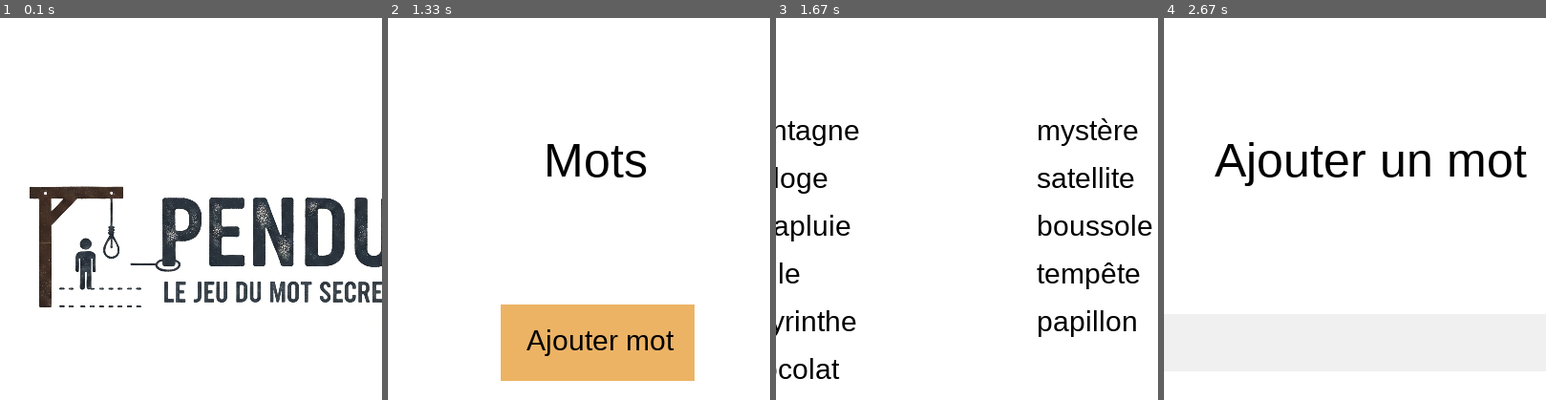
Above: before the commit, frames 1-4 (left to right).
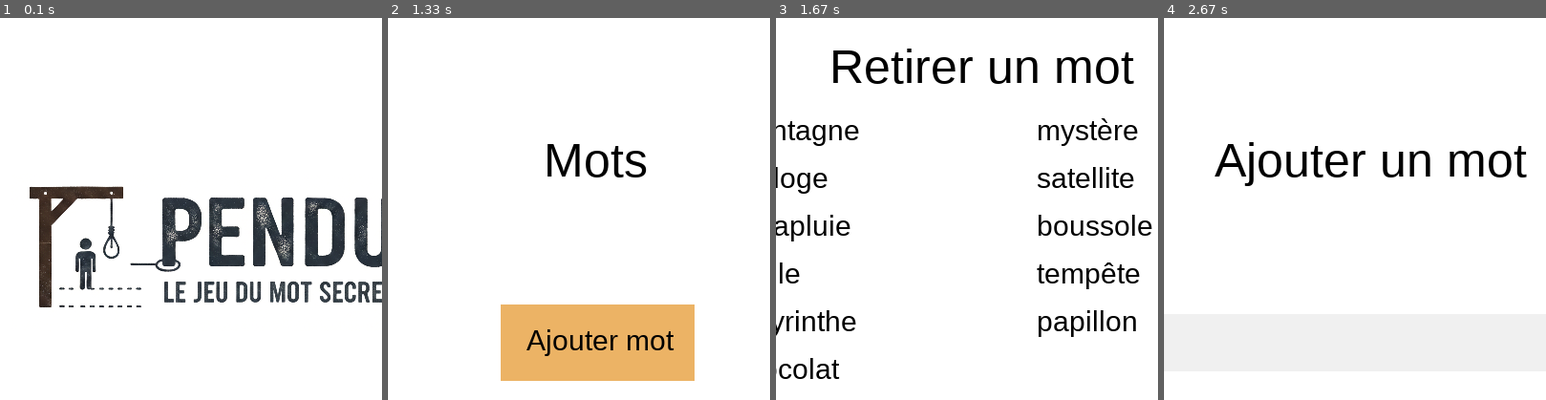
Above: after the commit, the same moments.

Repository: nicolas-riera/pendu
Game: pygame game, started from main.py
Same seed, same stepped clock (60 frames per second), same inputs: the game is played once before the commit and once after it.
Inputs (mouse positions are % of the whole screen's width and height, from its top left):
- Up to frame 1 (0.1 s): no input
- Up to frame 2 (1.33 s): click "Jouer" at 0.38 s; click (60, 72) at 0.72 s; click "Mots" at 1.05 s
- Up to frame 3 (1.67 s): click (62, 59) at 1.38 s
- Up to frame 4 (2.67 s): click "téléphone" at 1.72 s; click "Retour" at 2.05 s; click "Ajouter mot" at 2.38 s
The pictures show only the part of the screen within x 22-72%, y 0-50%; the shares and areas given below are measured in that part.

Frames 1-2 are identical in both runs. In frame 3, 2.2% of the frame differs, in the area x 15-94%, y 8-18%; in frame 4, nothing differs.

Commit message:
add: Added title to remove word menu

Diff:
--- a/src/options.py
+++ b/src/options.py
@@ -261,6 +261,9 @@
         # Rendering
 
         screen.fill("white")
+
+        words_title_button_text = my_fonts[1].render("Retirer un mot", True, (0, 0, 0))
+        screen.blit(words_title_button_text, (233, 22))
 
         if words_list == []:
             error_popup_empty = True
